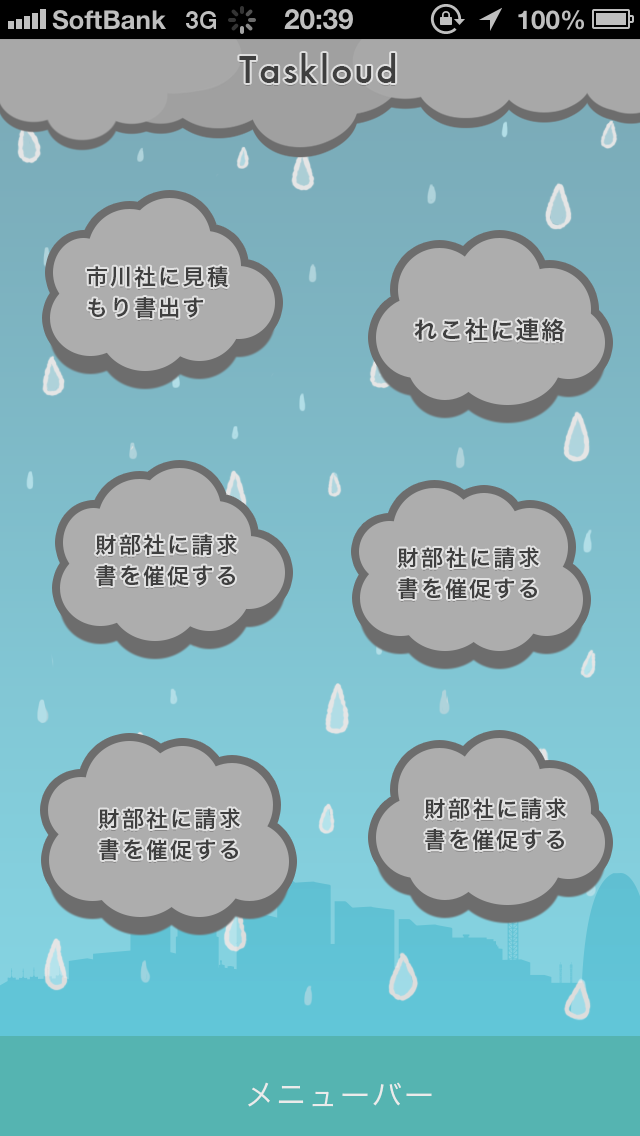
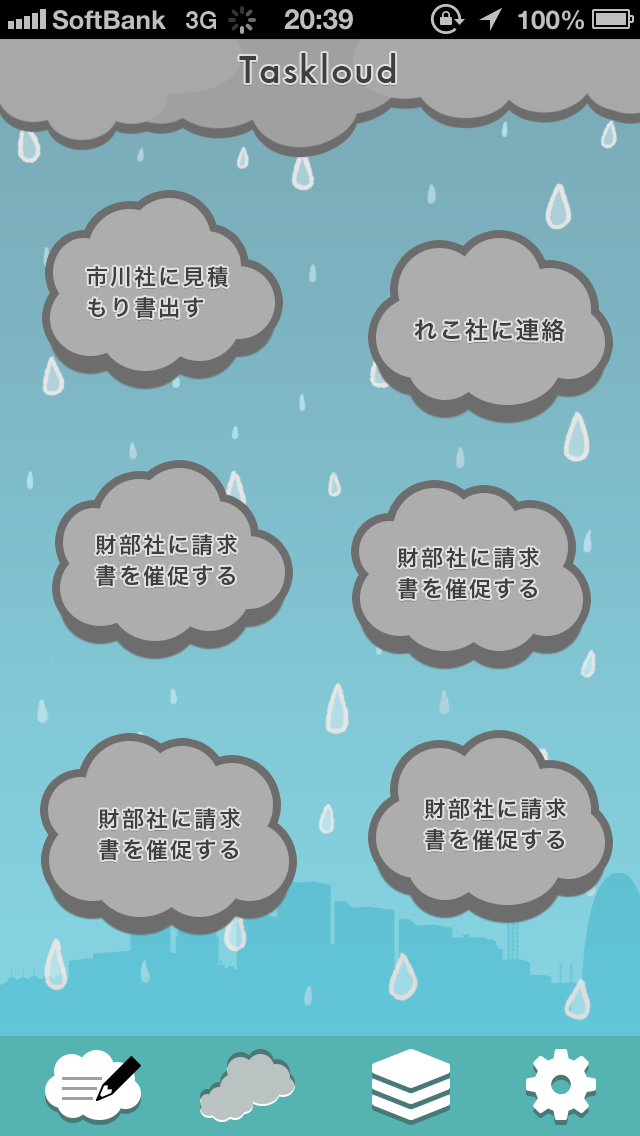
Before/after of a 640 × 1136 layered artwork. What changed in the layer stack:
removed layer "メニューバー" from group "footer" over [248, 1082, 432, 1107]
added group "icons hover active" with 20 layers in group "footer" over [200, 1049, 295, 1120]
added group "タスクリスト" (1st of 2, in "footer" › "icons hover active") with 19 layers in group "icons hover active" over [200, 1049, 295, 1120]
added group "cloud 2" (1st of 2, in "footer" › "icons hover active" › "タスクリスト") with 9 layers in group "タスクリスト" over [200, 1079, 253, 1120]
added group "cloud 1" (1st of 2, in "footer" › "icons hover active" › "タスクリスト") with 8 layers in group "タスクリスト" over [220, 1049, 295, 1104]
added group "icons" with 37 layers in group "footer" over [45, 1049, 596, 1120]
added group "新規追加" with 14 layers in group "icons" over [45, 1050, 141, 1120]
added layer "enpitsu" in group "新規追加" over [96, 1056, 141, 1101]
added group "cloud" with 8 layers in group "新規追加" over [45, 1050, 141, 1120]
added layer "楕円形 2" (9th of 11, in "footer" › "icons" › "新規追加" › "cloud") in group "cloud" over [45, 1074, 79, 1108]
added layer "楕円形 1" (63rd of 83, in "footer" › "icons" › "新規追加" › "cloud") in group "cloud" over [77, 1085, 122, 1120]
added layer "楕円形 1" (64th of 83, in "footer" › "icons" › "新規追加" › "cloud") in group "cloud" over [75, 1071, 110, 1106]
added layer "楕円形 1" (65th of 83, in "footer" › "icons" › "新規追加" › "cloud") in group "cloud" over [57, 1086, 89, 1118]
added layer "楕円形 1" (66th of 83, in "footer" › "icons" › "新規追加" › "cloud") in group "cloud" over [100, 1062, 135, 1097]
added layer "楕円形 1" (67th of 83, in "footer" › "icons" › "新規追加" › "cloud") in group "cloud" over [79, 1050, 114, 1085]
added layer "楕円形 1" (68th of 83, in "footer" › "icons" › "新規追加" › "cloud") in group "cloud" over [54, 1054, 89, 1089]
added layer "archive" in group "icons" over [372, 1049, 450, 1120]
added layer "setting" in group "icons" over [526, 1049, 596, 1120]
…and 22 more changes (22 added)
